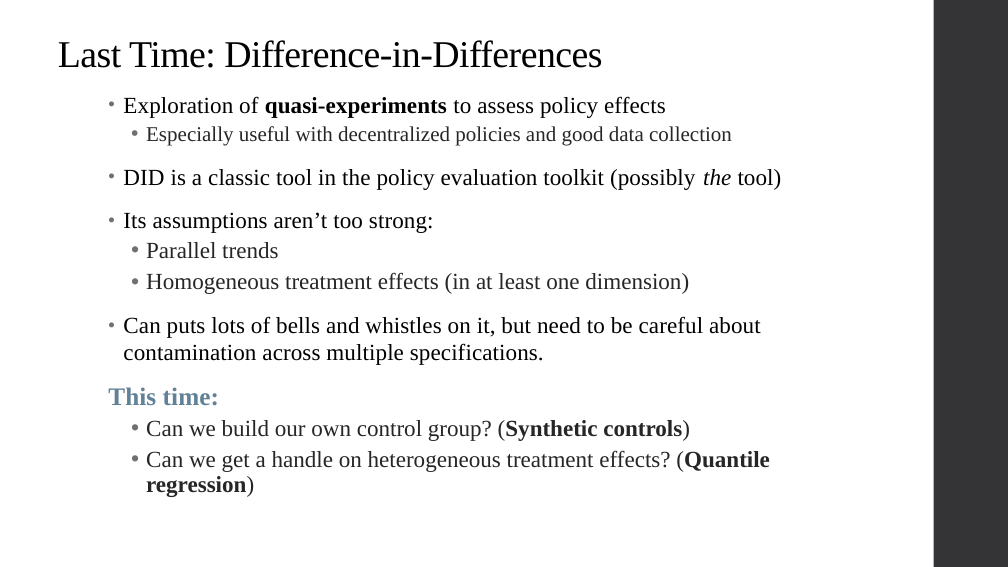
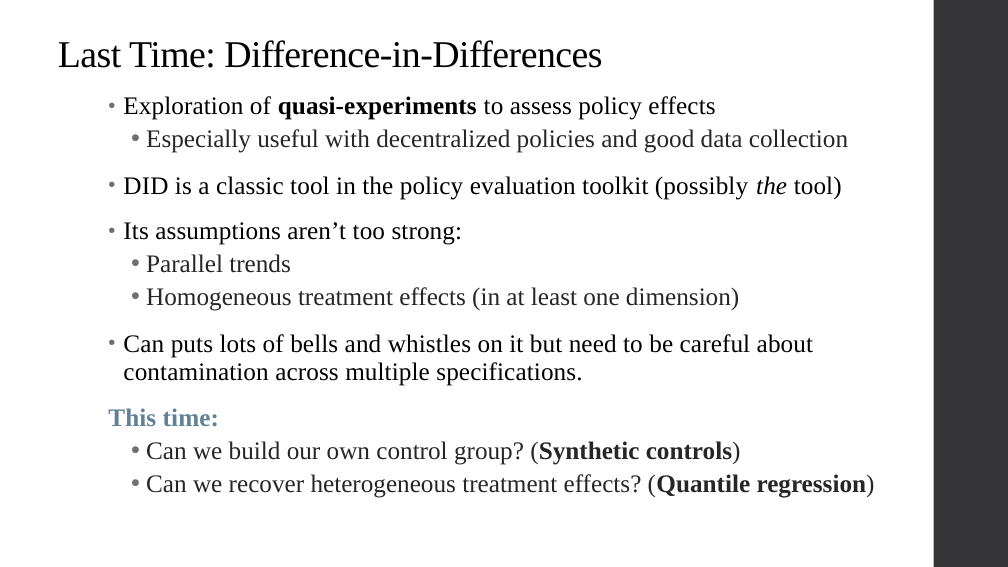
Before and after one commit to qiufei/fork-HAD5744, a slide deck: slide 2 of Lecture10_SyntheticControl_QuantileRegression/Lecture10_SyntheticControl_QuantileRegression.pptx. Drawn at 1008x567 pixels with LibreOffice and Linux fonts; fonts in the diff are those of the drawing. Boxes give left, top, right and bottom in pixels: in the first picture for what was removed or moved away, otherwise in the second. Text is boxed around its words. In the diff, an @@ line names an element or a change of style, - is before the commit and + after.

```diff
--- a/Lecture10_SyntheticControl_QuantileRegression/Lecture10_SyntheticControl_QuantileRegression.pptx
+++ b/Lecture10_SyntheticControl_QuantileRegression/Lecture10_SyntheticControl_QuantileRegression.pptx
@@ text at [123, 96, 848, 465]: size 22 to 24 pt in "Exploration of quasi-experiments to assess policy effects", "DID is a classic tool in the ...", "Its assumptions aren’t too strong:", "Parallel trends" and 2 more places; size 20 to 24 pt in "Especially useful with decentralized policies and good ..." @@
@@ text at [123, 334, 813, 386]: text changed; size 22 to 24 pt @@
-• Can puts lots of bells and whistles on it, but need to be careful about contamination across multiple specifications.
+• Can puts lots of bells and whistles on it but need to be careful about contamination across multiple specifications.
@@ text at [146, 474, 875, 498]: text changed; size 22 to 24 pt @@
-  • Can we get a handle on heterogeneous treatment effects? (Quantile regression)
+  • Can we recover heterogeneous treatment effects? (Quantile regression)
```
Also in this commit, not shown: 11 other slides changed, 9 other files.
